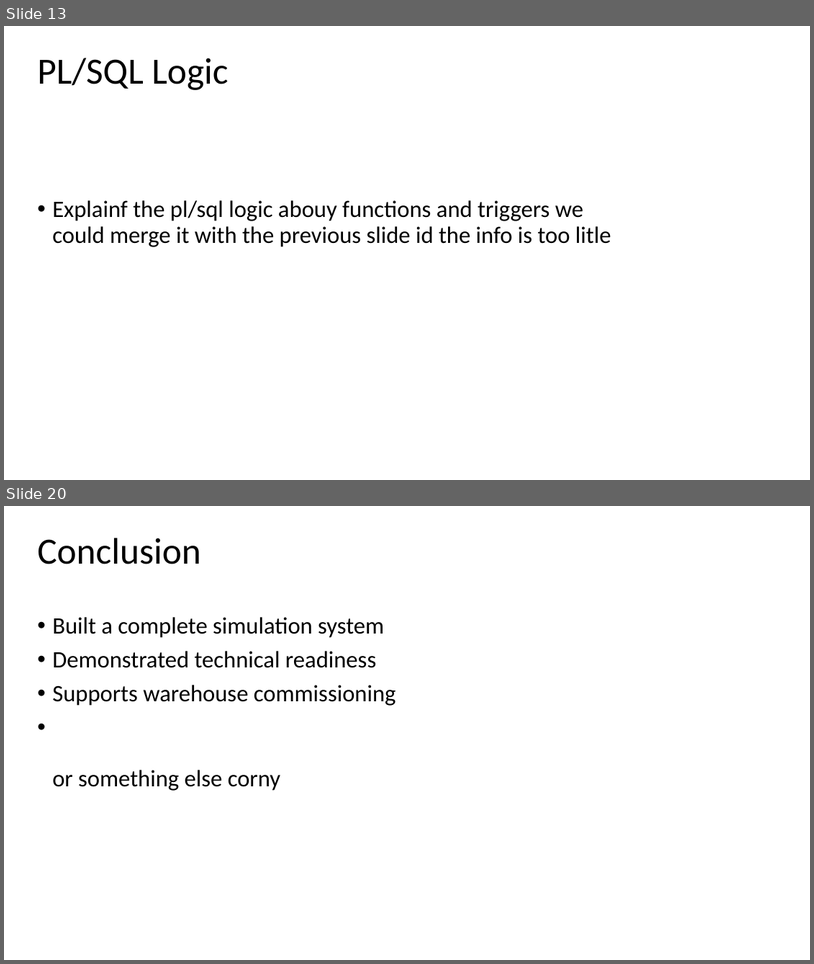
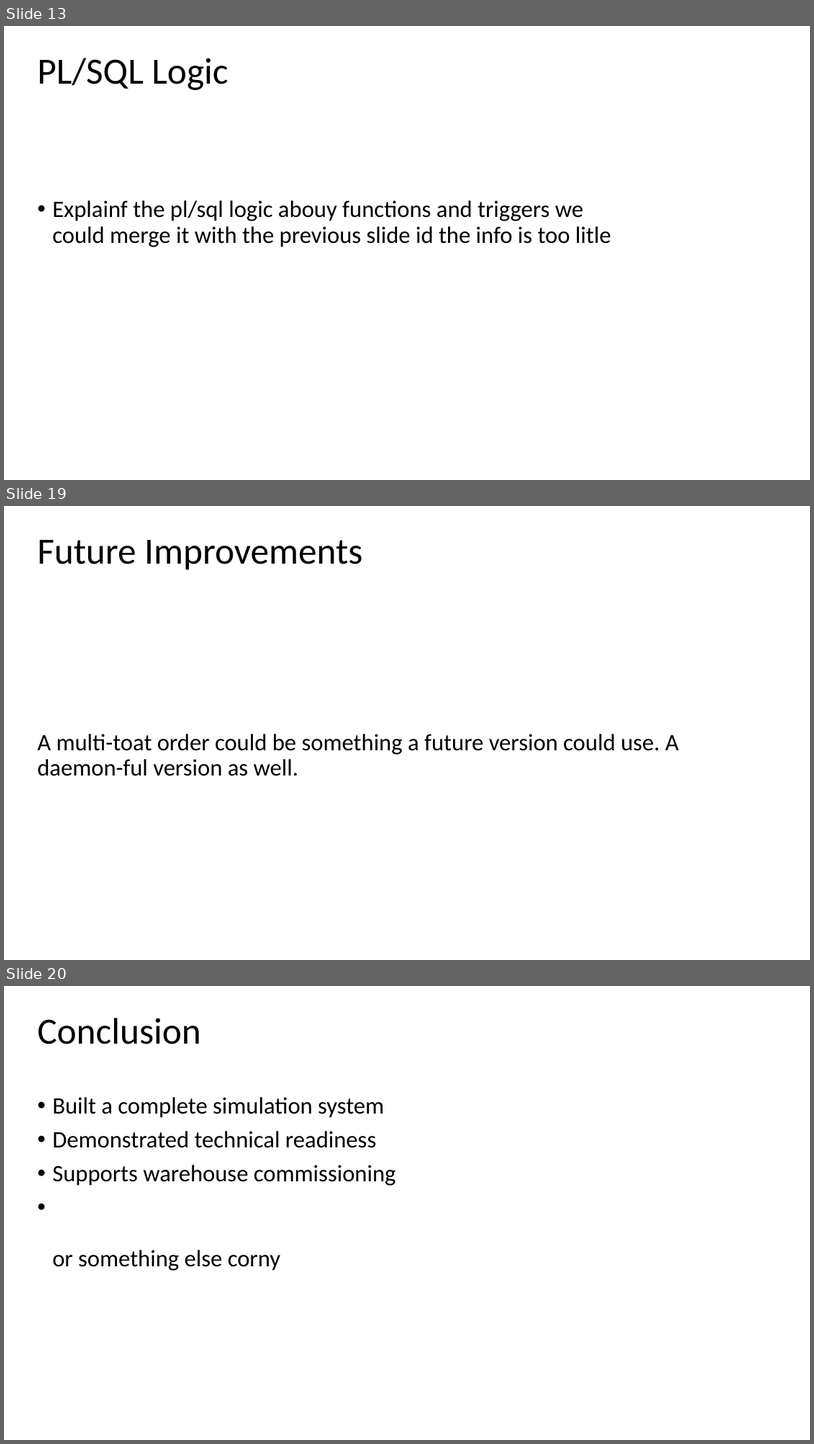
Before and after one commit to wallmenis/exercise, a slide deck: presentation/Presentation.pptx. Shown one above the other, each under a label of ours: slides 13 and 20 before the commit, slides 13, 19 and 20 after it; the slides between them are not shown. The pictures are 814x964 and 814x1444 pixels, drawn with LibreOffice and Linux fonts; fonts in the diff are those of the drawing; background and template pictures are left out. Boxes give left, top, right and bottom in pixels: in the first picture for what was removed or moved away, otherwise in the second. Text is boxed around its words. In the diff, an @@ line names an element or a change of style, - is before the commit and + after.

```diff
--- a/presentation/Presentation.pptx
+++ b/presentation/Presentation.pptx
@@ slide 19 added at [4, 506, 810, 960], background picture (left out) @@
@@ title added at [37, 540, 363, 570], 44 pt, text #000000 @@
+Future Improvements
@@ subtitle added at [37, 734, 679, 776], 28 pt, text #000000 @@
+A multi-toat order could be something a future version could use. A daemon-ful version as well.
```
Also in this commit, not shown: 5 slides changed, 4 other slides added, 5 slides removed, 4 other files.
